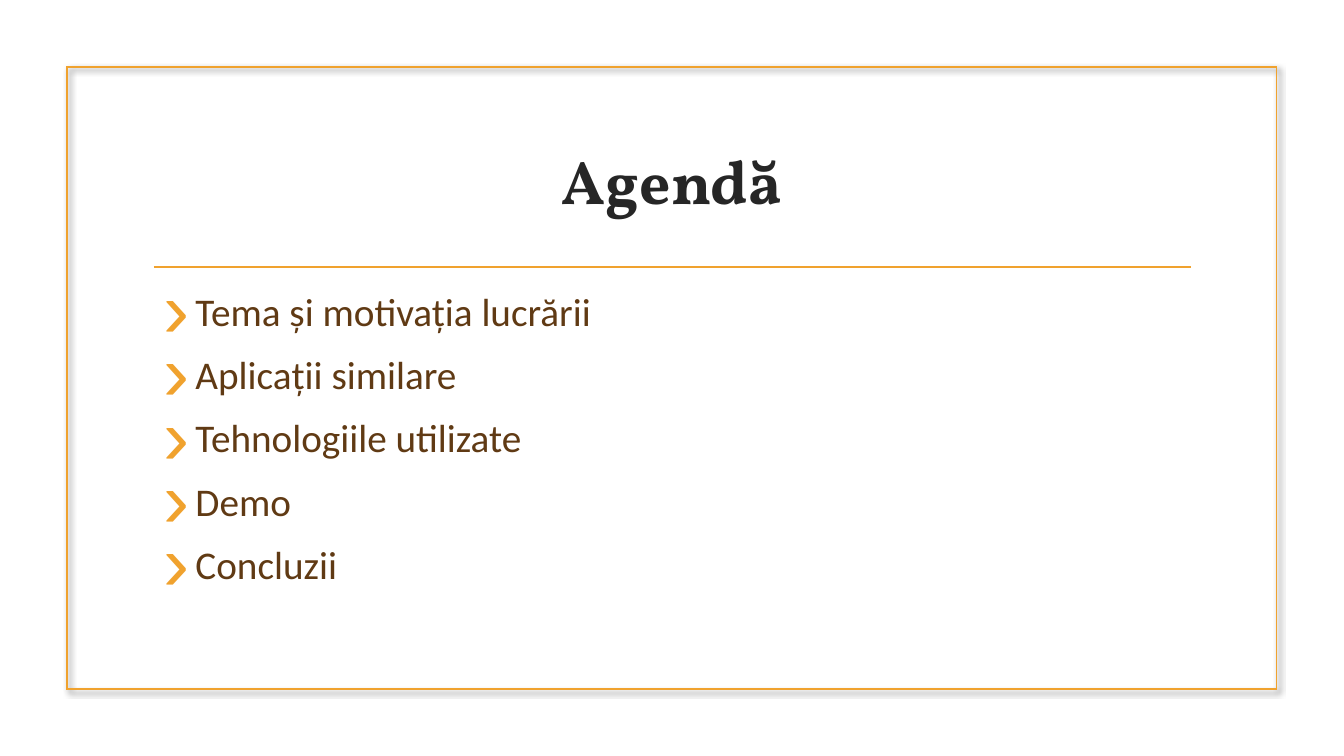
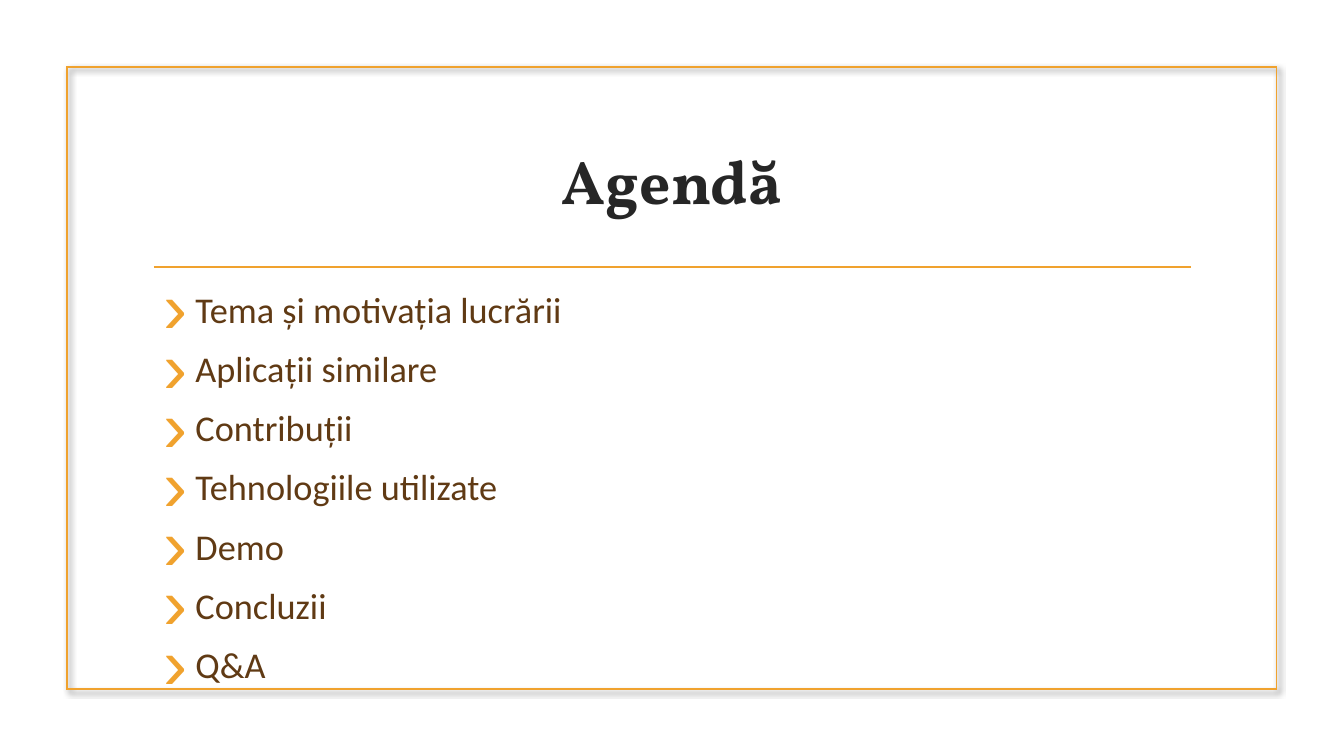
Before and after one commit to Scyree/BachelorThesis, a slide deck: slide 2 of Licenta2018CorfuAlexandru/ExploreBooks.pptx. Drawn at 1344x756 pixels with LibreOffice and Linux fonts; fonts in the diff are those of the drawing; background and template pictures are left out. Boxes give left, top, right and bottom in pixels: in the first picture for what was removed or moved away, otherwise in the second. Text is boxed around its words. In the diff, an @@ line names an element or a change of style, - is before the commit and + after.

```diff
--- a/Licenta2018CorfuAlexandru/ExploreBooks.pptx
+++ b/Licenta2018CorfuAlexandru/ExploreBooks.pptx
@@ text at (x1=195, y1=297, x2=561, y2=620): size 28 to 25.9 pt in "Tema și motivația lucrării", "Aplicații similare", "Tehnologiile utilizate", "Demo" and 1 more places @@
@@ text at (x1=195, y1=415, x2=352, y2=448): paragraph added @@
+› Contribuții
@@ text at (x1=195, y1=653, x2=265, y2=683): paragraph added @@
+› Q&A
```
Also in this commit, not shown: 8 other slides changed, 2 slides added, 2 slides removed.
